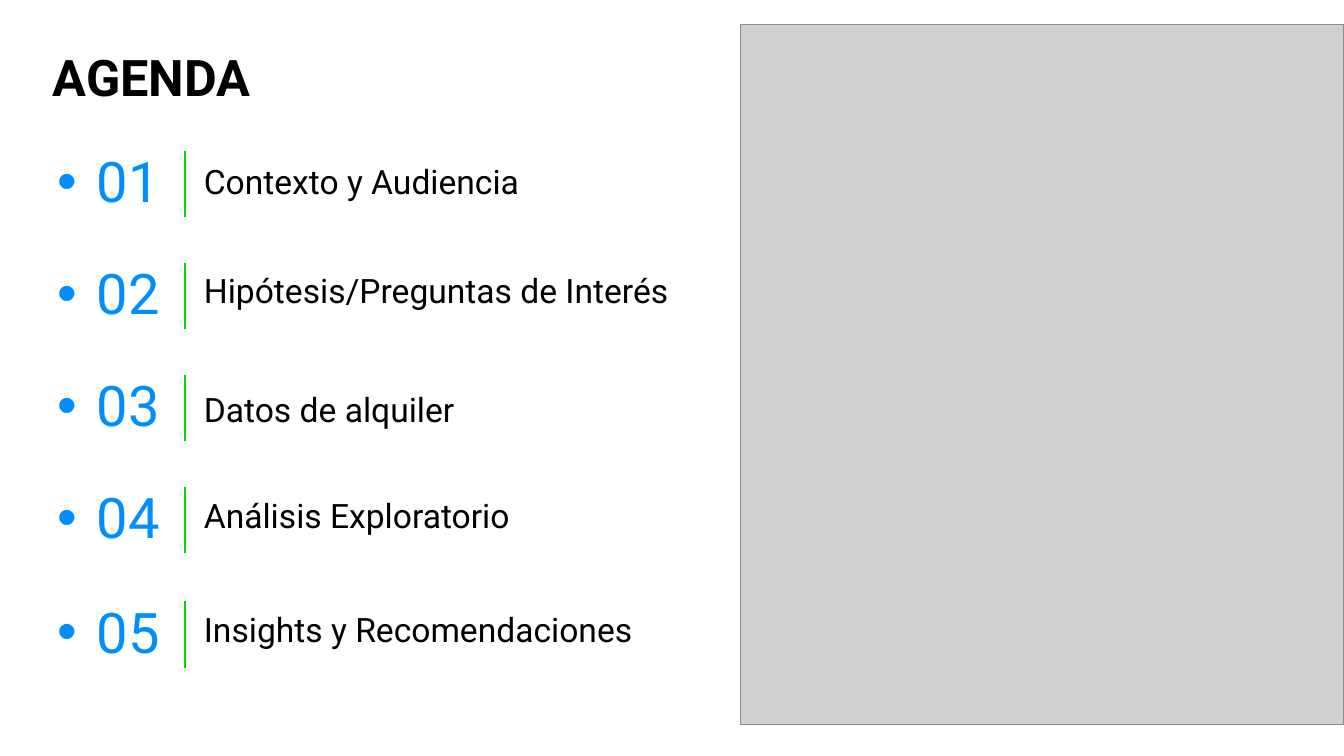
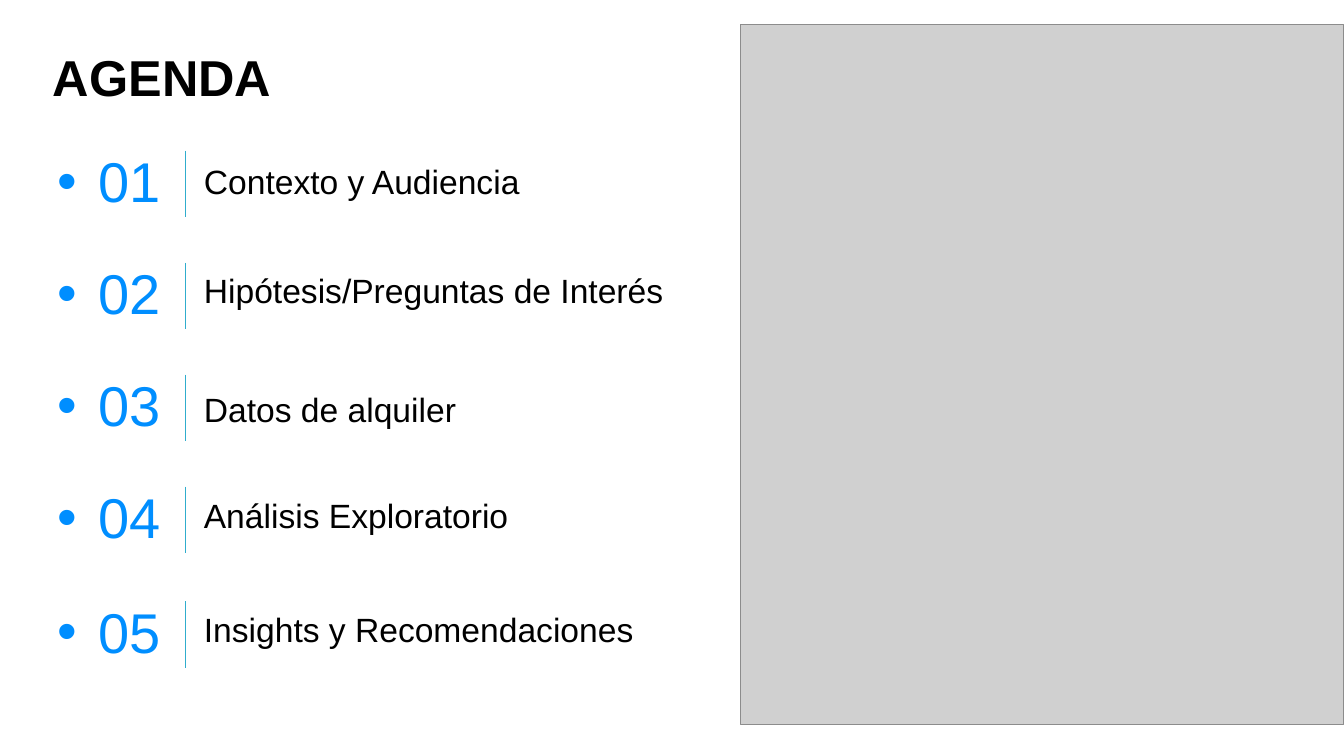
Before and after one commit to tekluis/CoderHouse, a slide deck: slide 2 of 11-PRESENTACION_TEK.pptx. Drawn at 1344x756 pixels with LibreOffice and Linux fonts; fonts in the diff are those of the drawing; grey boxes stand for pictures. Boxes give left, top, right and bottom in pixels: in the first picture for what was removed or moved away, otherwise in the second. Text is boxed around its words. In the diff, an @@ line names an element or a change of style, - is before the commit and + after.

```diff
--- a/11-PRESENTACION_TEK.pptx
+++ b/11-PRESENTACION_TEK.pptx
@@ line (186, 151) - (186, 217): stroke #00D703 1 pt to #31ADCD 0.75 pt @@
@@ line (186, 263) - (186, 330): stroke #00D703 1 pt to #31ADCD 0.75 pt @@
@@ line (186, 375) - (186, 442): stroke #00D703 1 pt to #31ADCD 0.75 pt @@
@@ line (186, 487) - (186, 554): stroke #00D703 1 pt to #31ADCD 0.75 pt @@
@@ line (186, 602) - (186, 668): stroke #00D703 1 pt to #31ADCD 0.75 pt @@
@@ font Roboto to Arial in 11 elements at [98,163,160,203], [98,275,160,315], [98,387,160,427], [98,499,160,539], [98,614,160,654], [53,60,271,97], [204,169,520,201], [204,278,663,310], [204,397,456,429], [204,503,508,535], [204,617,633,649] @@
```
Also in this commit, not shown: 11 other slides changed, 1 slide added, 1 slide removed, 4 other files.
